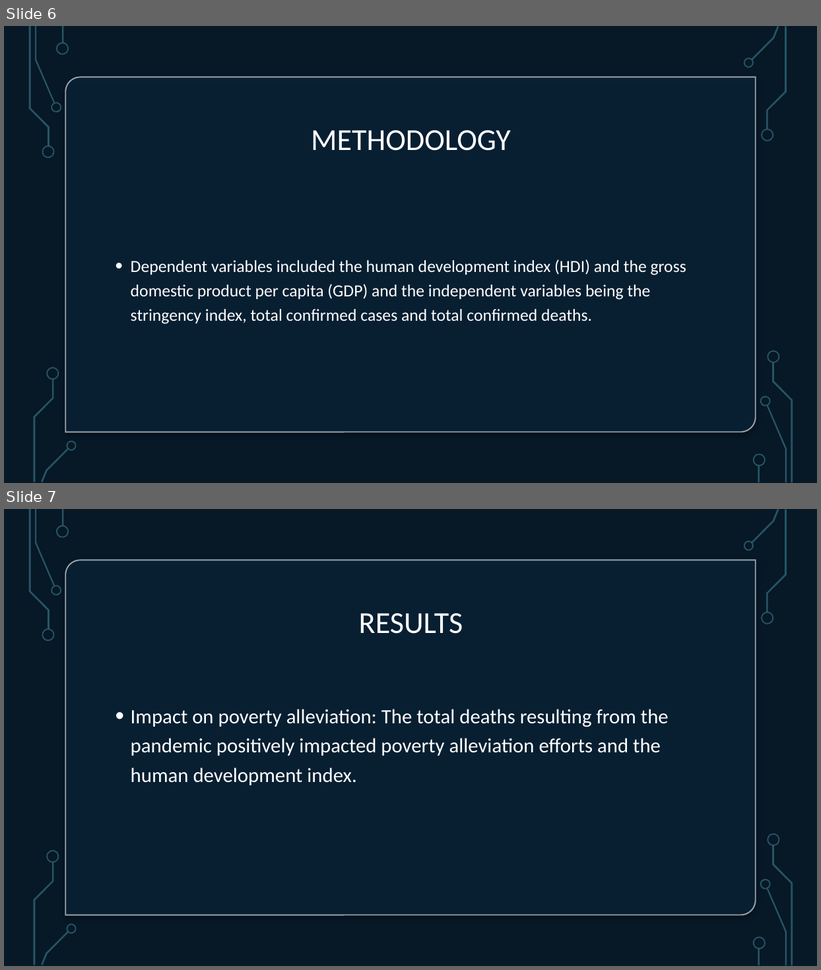
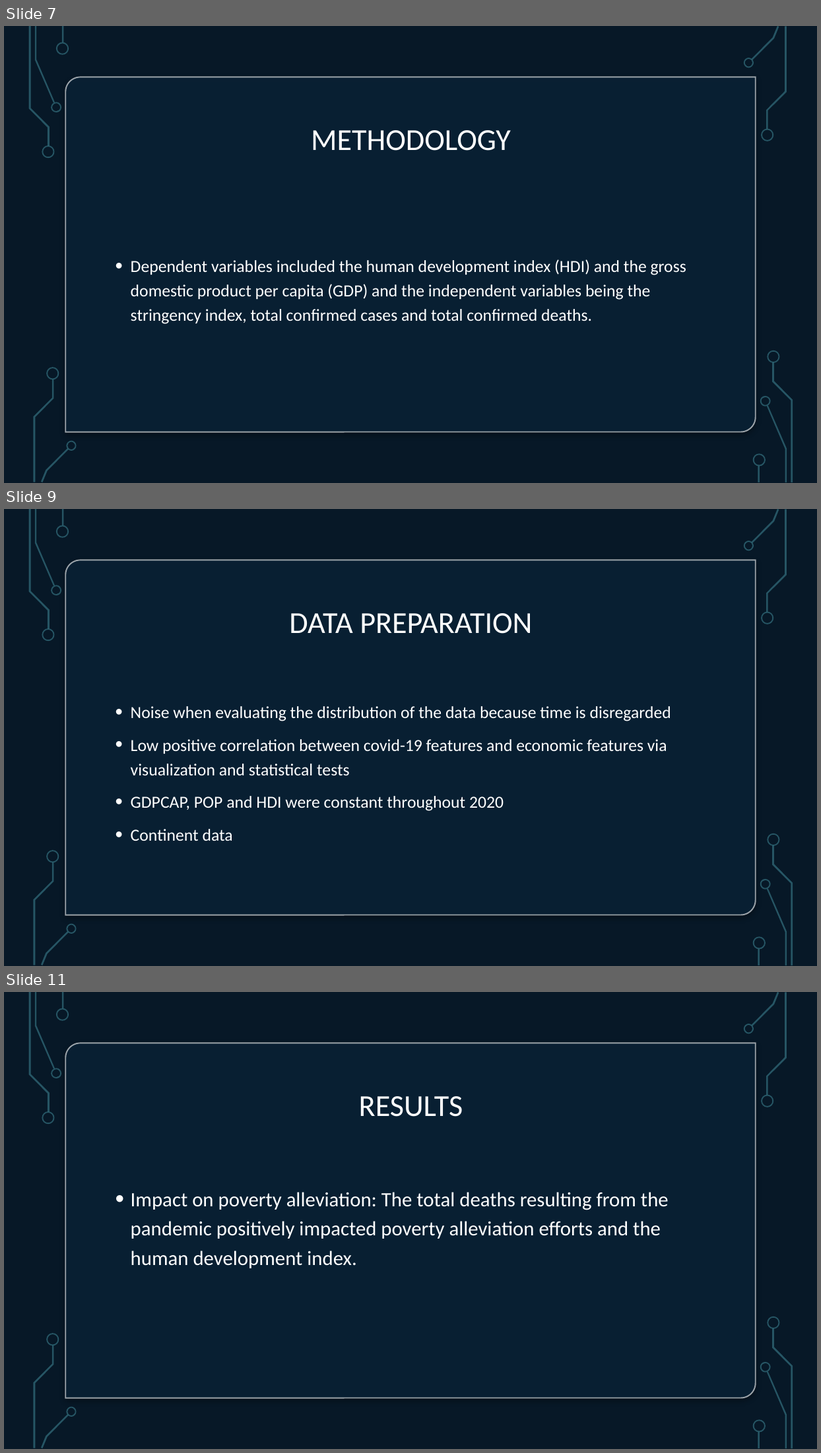
Before and after one commit to HamoyeHQ/Covid19-impact, a slide deck: Hamoye- Impact of COVID.pptx. Shown one above the other, each under a label of ours: slides 6 and 7 before the commit, slides 7, 9 and 11 after it; the slides between them are not shown. The pictures are 821x970 and 821x1453 pixels, drawn with LibreOffice and Linux fonts; fonts in the diff are those of the drawing; background and template pictures are left out. Boxes give left, top, right and bottom in pixels: in the first picture for what was removed or moved away, otherwise in the second. Text is boxed around its words. In the diff, an @@ line names an element or a change of style, - is before the commit and + after.

```diff
--- a/Hamoye- Impact of COVID.pptx
+++ b/Hamoye- Impact of COVID.pptx
@@ slide 9 added at (4,509,817,966), background picture (left out); not listed: 17 template elements that a slide beside it also shows @@
@@ rectangle added at (4,509,817,966), fill #000000 @@
@@ rectangle added at (4,509,817,966), fill #092338 at 70% opacity @@
@@ group added at (29,509,69,642): 5 freeform shapes, 1 rectangle @@
@@ group added at (743,509,787,625): 4 freeform shapes @@
@@ round diag rect added at (65,560,756,916), fill #092338 at 80% opacity, outline #FFFFFF 1.5 pt @@
@@ title added at (289,613,532,634), 36 pt, text #FFFFFF @@
+DATA PREPARATION
@@ text added at (131,706,671,841), 20 pt, text #FFFFFF @@
+• Noise when evaluating the distribution of the data because time is disregarded
+• Low positive correlation between covid-19 features and economic features via visualization and statistical tests
+• GDPCAP, POP and HDI were constant throughout 2020
+• Continent data
@@ group added at (33,851,77,966): 4 freeform shapes @@
@@ group added at (753,834,793,966): 5 freeform shapes, 1 rectangle @@
@@ what was slide 6 is now slide 7 @@
@@ what was slide 7 is now slide 11 @@
```
Also in this commit, not shown: 1 slide changed, 5 other slides added.
